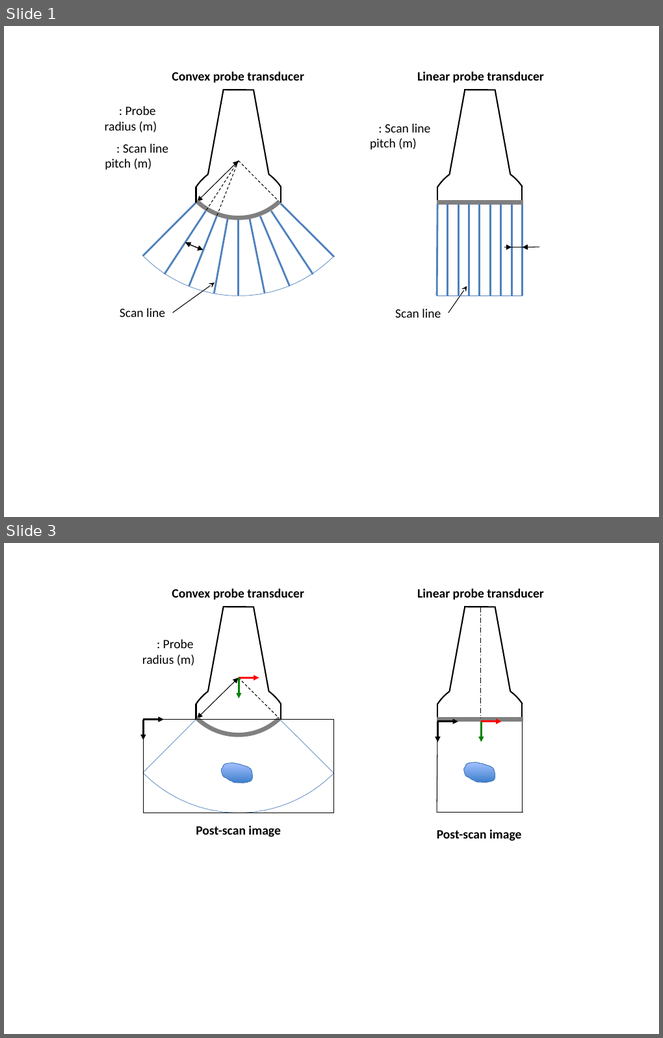
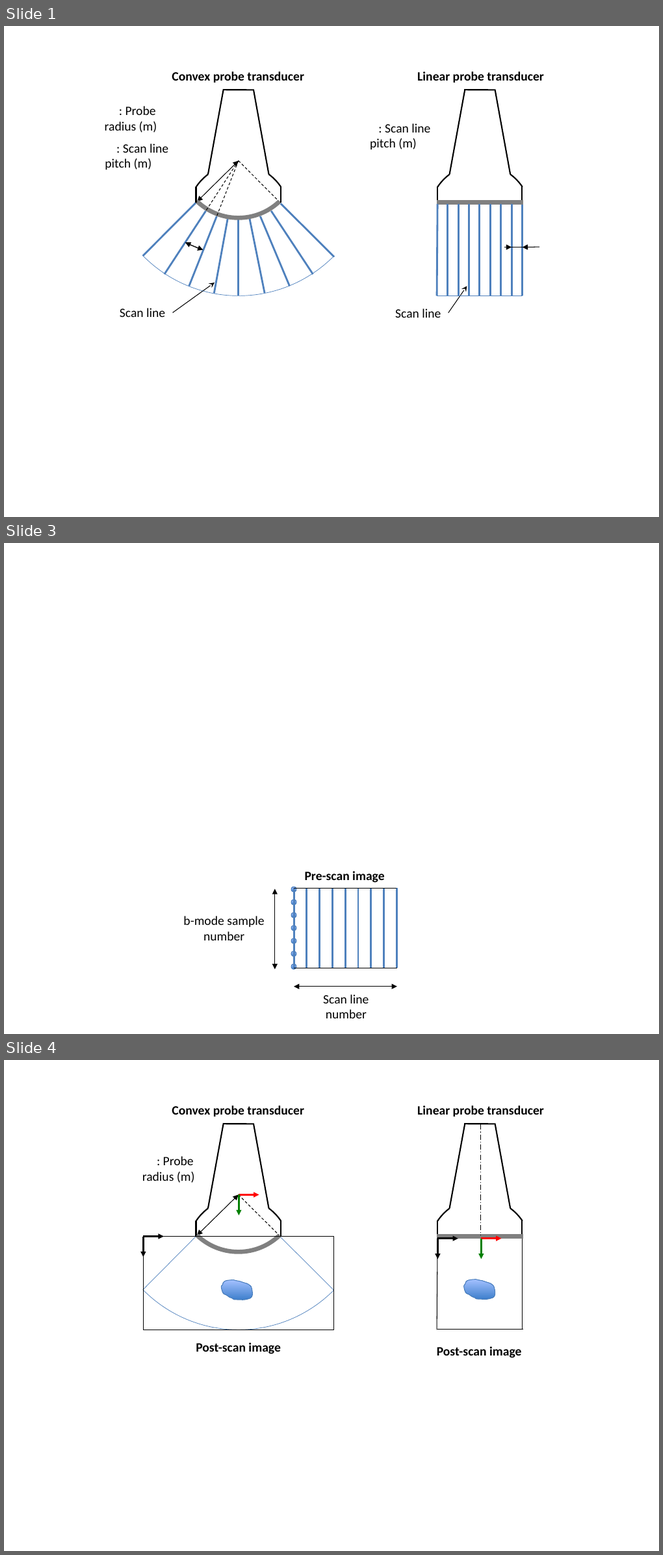
Before and after one commit to lagadic/ustk, a slide deck: doc/image/img-usProbeSettings.pptx. Shown one above the other, each under a label of ours: slides 1 and 3 before the commit, slides 1, 3 and 4 after it; the slides between them are not shown. The pictures are 663x1038 and 663x1555 pixels, drawn with LibreOffice and Linux fonts; fonts in the diff are those of the drawing; background and template pictures are left out. Boxes give left, top, right and bottom in pixels: in the first picture for what was removed or moved away, otherwise in the second. Text is boxed around its words. In the diff, an @@ line names an element or a change of style, - is before the commit and + after.

Commit message:
Introduce frame number in motor settings and scanline number in transducer settings. Remove some constructors with all the parameters

```diff
--- a/doc/image/img-usProbeSettings.pptx
+++ b/doc/image/img-usProbeSettings.pptx
@@ slide 3 added at box(4, 543, 659, 1034), background #FFFFFF @@
@@ text added at box(305, 871, 384, 883), 14 pt, text #000000, bold @@
+Pre-scan image
@@ double arrow added from (275, 969) to (275, 889), #000000 0.75 pt @@
@@ ellipse added at box(292, 887, 297, 892), fill gradient #3F80CE to #A4C4FF, outline #4B7EBC 0.75 pt @@
@@ line added from (294, 888) to (397, 888), #000000 0.75 pt @@
@@ line added from (295, 888) to (295, 968), #4F81BD 2 pt @@
@@ line added from (307, 888) to (307, 968), #4F81BD 2 pt @@
@@ line added from (320, 888) to (320, 968), #4F81BD 2 pt @@
@@ line added from (332, 888) to (332, 968), #4F81BD 2 pt @@
@@ line added from (345, 888) to (345, 968), #4F81BD 2 pt @@
@@ line added from (358, 888) to (358, 968), #4F81BD 2 pt @@
@@ line added from (371, 888) to (371, 968), #4F81BD 2 pt @@
@@ line added from (384, 888) to (384, 968), #4F81BD 2 pt @@
@@ line added from (397, 888) to (397, 968), #4F81BD 2 pt @@
@@ ellipse added at box(292, 900, 297, 905), fill gradient #3F80CE to #A4C4FF, outline #4B7EBC 0.75 pt @@
@@ text added at box(183, 916, 264, 941), 14 pt, text #000000 @@
+b-mode sample
+number
@@ ellipse added at box(292, 913, 297, 919), fill gradient #3F80CE to #A4C4FF, outline #4B7EBC 0.75 pt @@
@@ ellipse added at box(292, 926, 297, 931), fill gradient #3F80CE to #A4C4FF, outline #4B7EBC 0.75 pt @@
@@ ellipse added at box(292, 939, 297, 944), fill gradient #3F80CE to #A4C4FF, outline #4B7EBC 0.75 pt @@
@@ ellipse added at box(292, 952, 297, 957), fill gradient #3F80CE to #A4C4FF, outline #4B7EBC 0.75 pt @@
@@ ellipse added at box(292, 964, 297, 969), fill gradient #3F80CE to #A4C4FF, outline #4B7EBC 0.75 pt @@
@@ line added from (295, 968) to (397, 968), #000000 0.75 pt @@
@@ double arrow added from (294, 986) to (397, 986), #000000 0.75 pt @@
@@ text added at box(323, 995, 369, 1019), 14 pt, text #000000 @@
+Scan line
+number
@@ what was slide 3 is now slide 4 @@
```
Also in this commit, not shown: 1 slide changed, 3 other slides added, 1 slide removed, 14 other files.
